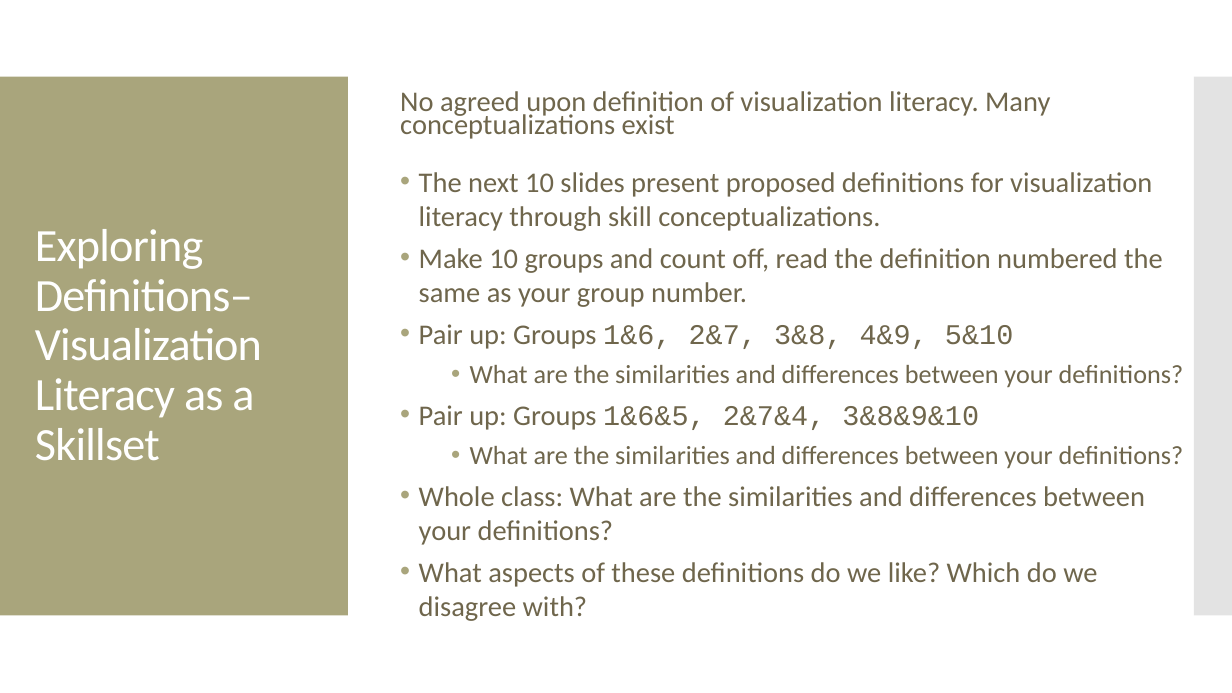
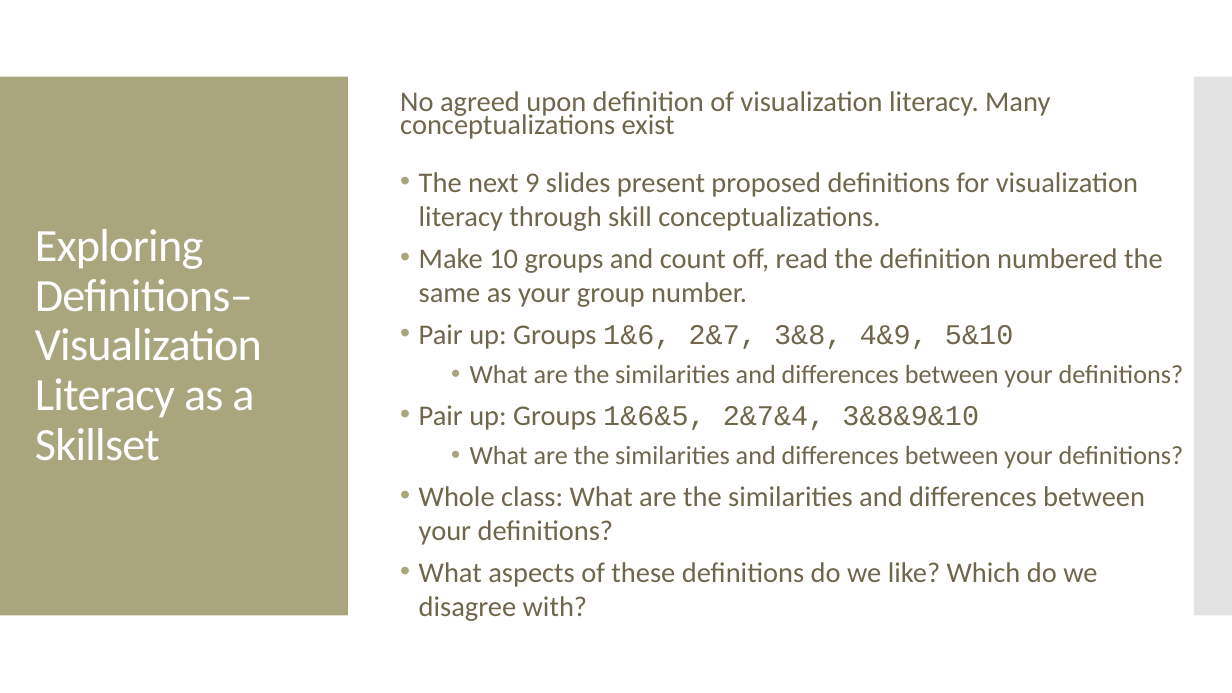
Before and after one commit to amosca01/SDS-CSC109, a slide deck: slide 4 of slides/11-visualization-literacy.pptx. Drawn at 1232x693 pixels with LibreOffice and Linux fonts; fonts in the diff are those of the drawing. Boxes give left, top, right and bottom in pixels: in the first picture for what was removed or moved away, otherwise in the second. Text is boxed around its words. In the diff, an @@ line names an element or a change of style, - is before the commit and + after.

```diff
--- a/slides/11-visualization-literacy.pptx
+++ b/slides/11-visualization-literacy.pptx
@@ text at [419, 172, 1138, 231]: text changed @@
-• The next 10 slides present proposed definitions for visualization literacy through skill conceptualizations.
+• The next 9 slides present proposed definitions for visualization literacy through skill conceptualizations.
```
Also in this commit, not shown: 5 other slides changed, 1 slide removed, 3 other files.
